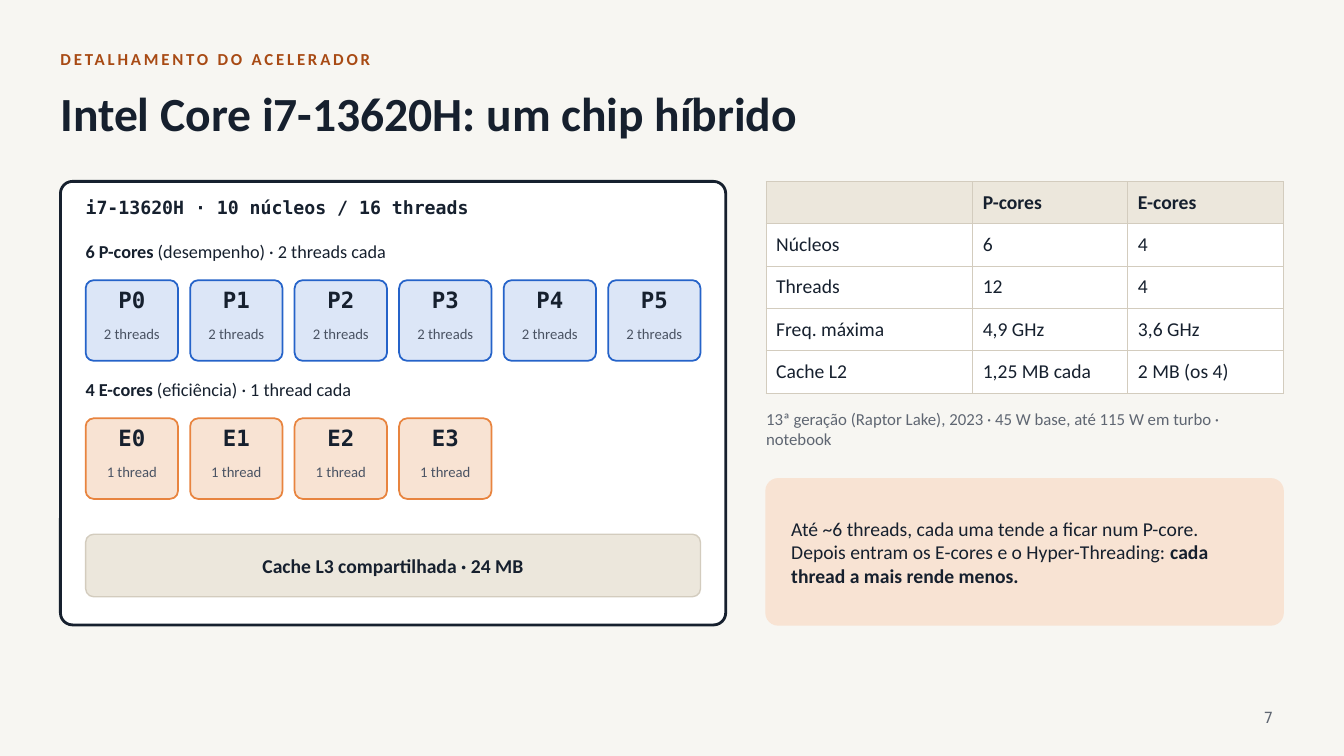
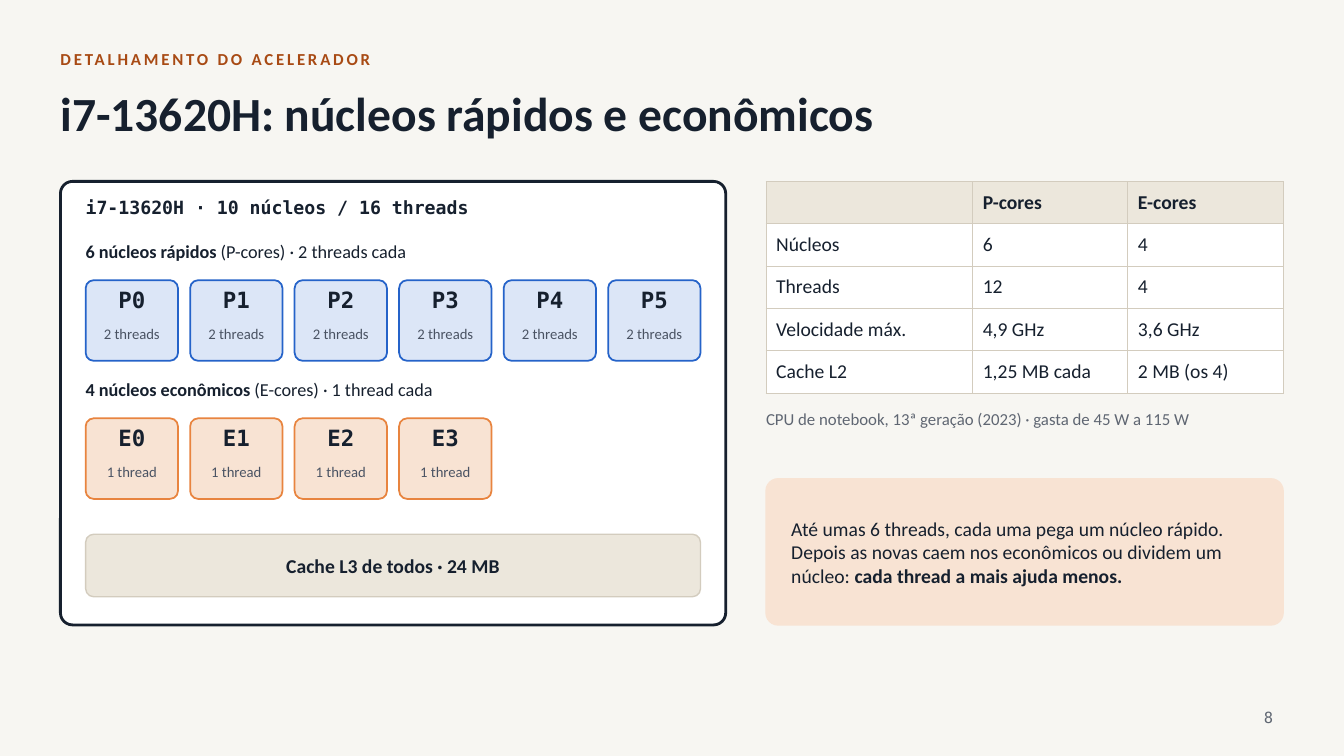
Before and after one commit to Dev2MundialMix/m3_1_bucket_sort, a slide deck: slide 8 of apresentacao/bucket_sort_openmp.pptx (slide 7 before the commit). Drawn at 1344x756 pixels with LibreOffice and Linux fonts; fonts in the diff are those of the drawing. Boxes give left, top, right and bottom in pixels: in the first picture for what was removed or moved away, otherwise in the second. Text is boxed around its words. In the diff, an @@ line names an element or a change of style, - is before the commit and + after.

```diff
--- a/apresentacao/bucket_sort_openmp.pptx
+++ b/apresentacao/bucket_sort_openmp.pptx
@@ title at [60,97,874,139]: text changed @@
-Intel Core i7-13620H: um chip híbrido
+i7-13620H: núcleos rápidos e econômicos
@@ table at [766,181,1284,385] @@
-row 4, column 1: Freq. máxima
+row 4, column 1: Velocidade máx.
@@ text at [86,245,406,261]: text changed @@
-6 P-cores (desempenho) · 2 threads cada
+6 núcleos rápidos (P-cores) · 2 threads cada
@@ text at [86,383,432,399]: text changed @@
-4 E-cores (eficiência) · 1 thread cada
+4 núcleos econômicos (E-cores) · 1 thread cada
@@ text at [766,413,1189,428]: text changed @@
-13ª geração (Raptor Lake), 2023 · 45 W base, até 115 W em turbo · notebook
+CPU de notebook, 13ª geração (2023) · gasta de 45 W a 115 W
@@ text at [791,522,1223,587]: text changed @@
-Até ~6 threads, cada uma tende a ficar num P-core. Depois entram os E-cores e o Hyper-Threading: cada thread a mais rende menos.
+Até umas 6 threads, cada uma pega um núcleo rápido. Depois as novas caem nos econômicos ou dividem um núcleo: cada thread a mais ajuda menos.
@@ text at [286,559,499,573]: text changed @@
-Cache L3 compartilhada · 24 MB
+Cache L3 de todos · 24 MB
@@ page number at [1264,711,1273,723]: text changed @@
-7
+8
```
Also in this commit, not shown: 16 other slides changed, 3 slides added, 1 other file.
